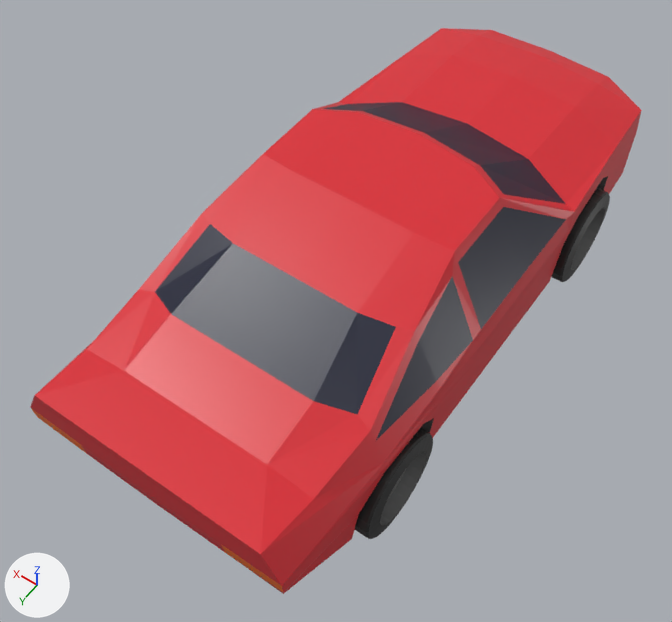
The OBJ model assets/car.obj, before and after one commit.
Rendered twice from a camera (50 mm lens) standing at (-1.91, 3.13, 4.74) and looking at (0.06, 0.36, 0.4). The axes (+X, +Y, +Z) are drawn at lower left. The lights are the same throughout. Where no turn or scale is listed for an object, it has been applied to the vertices.

Before the edit, the objects in view are built like this:
```python
me_car = bpy.data.meshes.new('Car')
me_car.from_pydata(...)  # 668 vertices, 1228 faces; spans x -0.88..0.88, y -2.12..1.98, z -0.01..1.3
# faces by material slot: [280, 28, 576, 336, 4, 4]
me_car.materials.append(mat_car_body)  # red #dc2933
me_car.materials.append(mat_window)  # dark blue #111631
me_car.materials.append(mat_tire)  # black #232323
me_car.materials.append(mat_metal)  # grey #717171
me_car.materials.append(mat_taillight)  # orange #ff7200
me_car.materials.append(mat_headlight)  # white #e7e5d1
ob_car = bpy.data.objects.new('Car', me_car)
ob_car.location = (0.0, 0.0, 0.0)
```
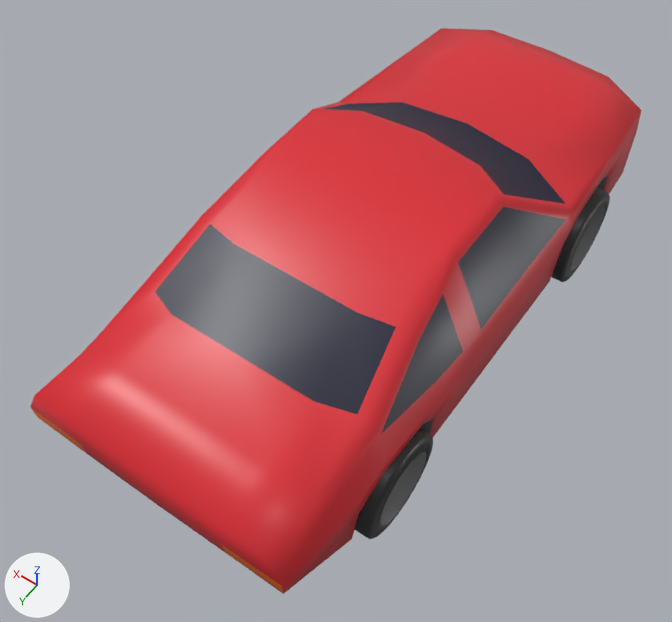
Location of each change, [x1, y1, x2, y2] in pixels of the pictures (672 x 622 px; the box of a moved part takes in the faces that stretch with it):
part 1 of me_car, moved or reshaped
    before: [35, 154, 481, 586]
    after: [80, 109, 500, 585]
part 2 of me_car, added (red)
    after: [515, 213, 574, 327]

What changed in the scene script:
```text
Change me_car:
    used by ob_car; location = (0.0, 0.0, 0.0)
    remove me_car.from_pydata(...)  # 668 vertices, 1228 faces; spans x -0.88..0.88, y -2.12..1.98, z -0.01..1.3
    add me_car.from_pydata(...)  # 687 vertices, 1266 faces; spans x -0.88..0.88, y -2.12..1.98, z -0.01..1.3
    me_car part 1: 2 vertices moved from x -0.84..0.74, y 1.2, z 0.71..0.94 to x -0.83..0.73, y 1.18..1.2, z 0.71..0.96; 14 vertices removed from x -0.84..0.84, y 0.37..1.2, z 0.71..1.21; 26 vertices added at x -0.84..0.84, y 0.29..1.2, z 0.18..1.29
    me_car part 2: 7 vertices added at x -0.84..0.84, y -0.68, z 0.18..0.67
    me_car part 3: the surface is now shaded smooth
```
